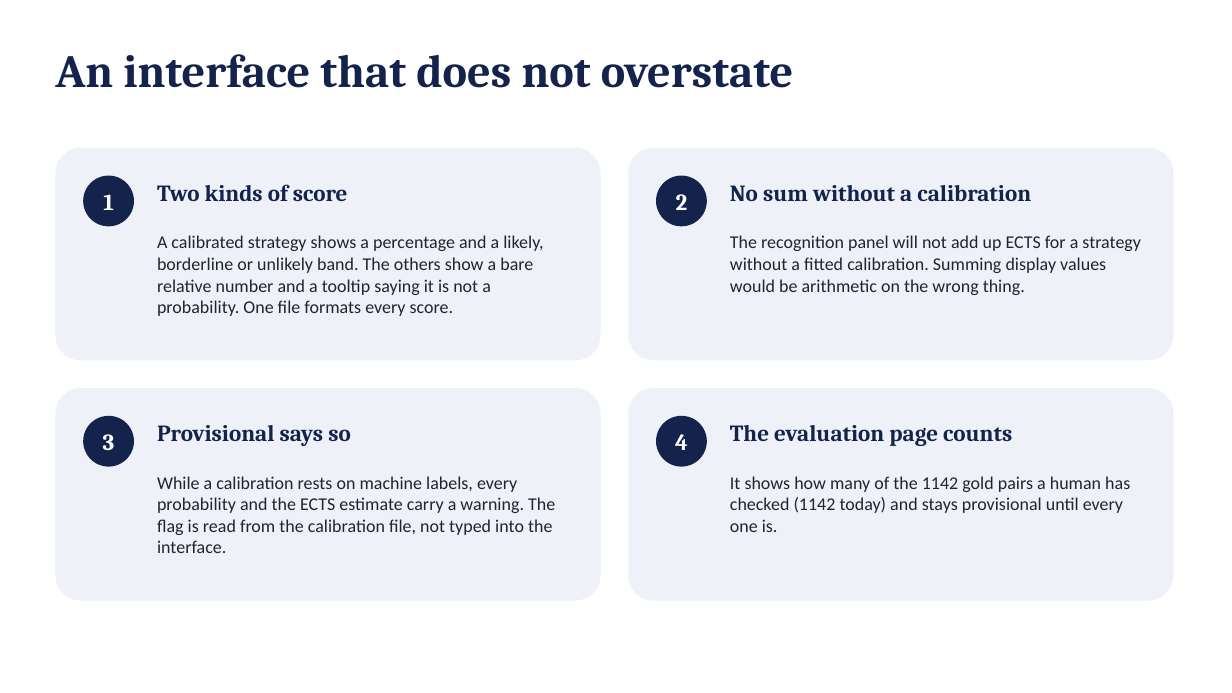
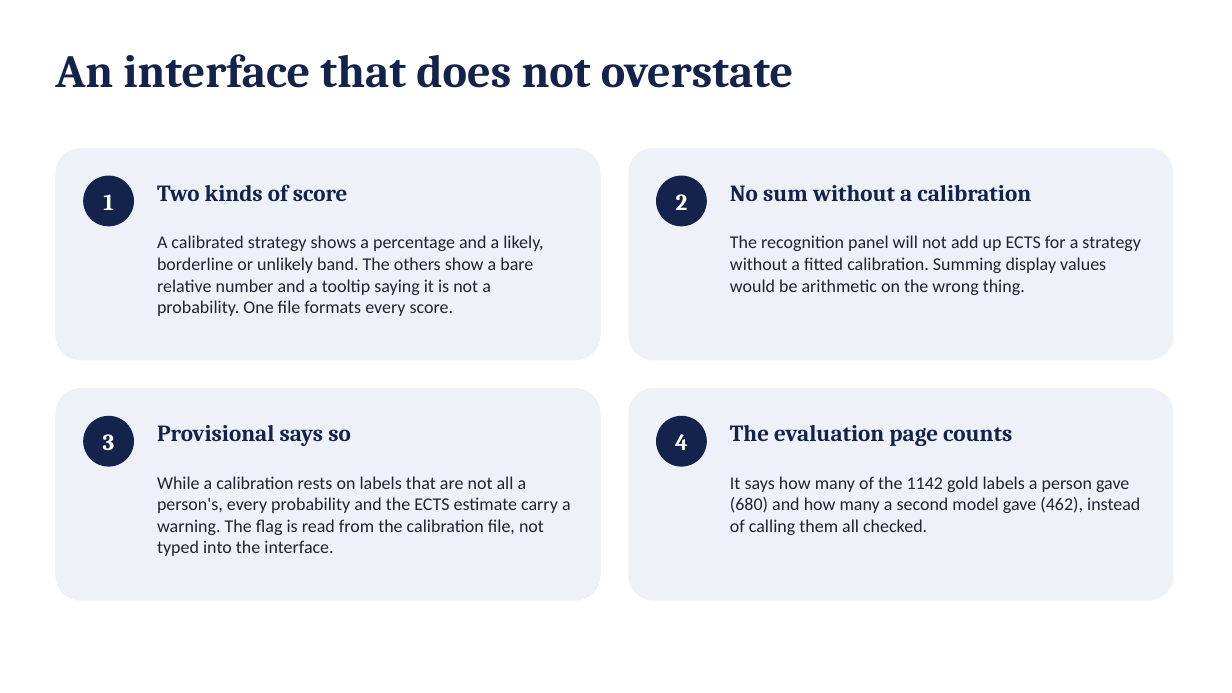
Before and after one commit to aleksandarhorvat/ErasmusGPT, a slide deck: slide 9 of docs/slides/erasmusgpt-defence.pptx. Drawn at 1232x693 pixels with LibreOffice and Linux fonts; fonts in the diff are those of the drawing. Boxes give left, top, right and bottom in pixels: in the first picture for what was removed or moved away, otherwise in the second. Text is boxed around its words. In the diff, an @@ line names an element or a change of style, - is before the commit and + after.

```diff
--- a/docs/slides/erasmusgpt-defence.pptx
+++ b/docs/slides/erasmusgpt-defence.pptx
@@ text at <box>157,476,571,556</box>: text changed @@
-While a calibration rests on machine labels, every probability and the ECTS estimate carry a warning. The flag is read from the calibration file, not typed into the interface.
+While a calibration rests on labels that are not all a person's, every probability and the ECTS estimate carry a warning. The flag is read from the calibration file, not typed into the interface.
@@ text at <box>730,476,1140,535</box>: text changed @@
-It shows how many of the 1142 gold pairs a human has checked (1142 today) and stays provisional until every one is.
+It says how many of the 1142 gold labels a person gave (680) and how many a second model gave (462), instead of calling them all checked.
```
Also in this commit, not shown: 8 other slides changed, 18 other files.
